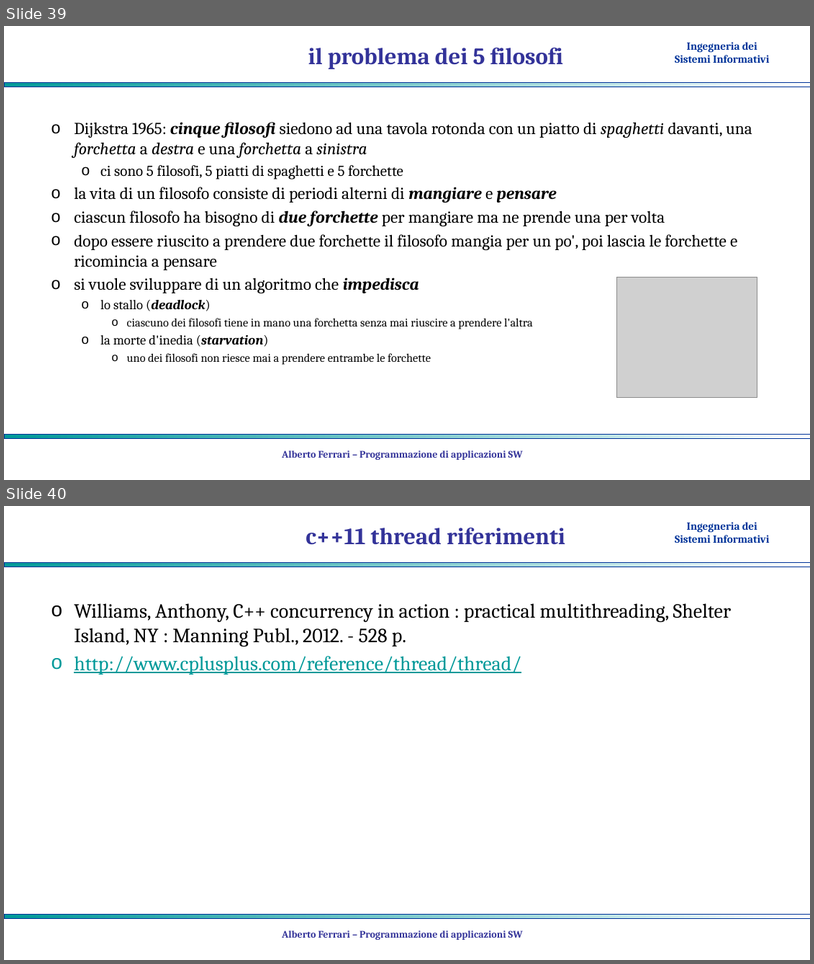
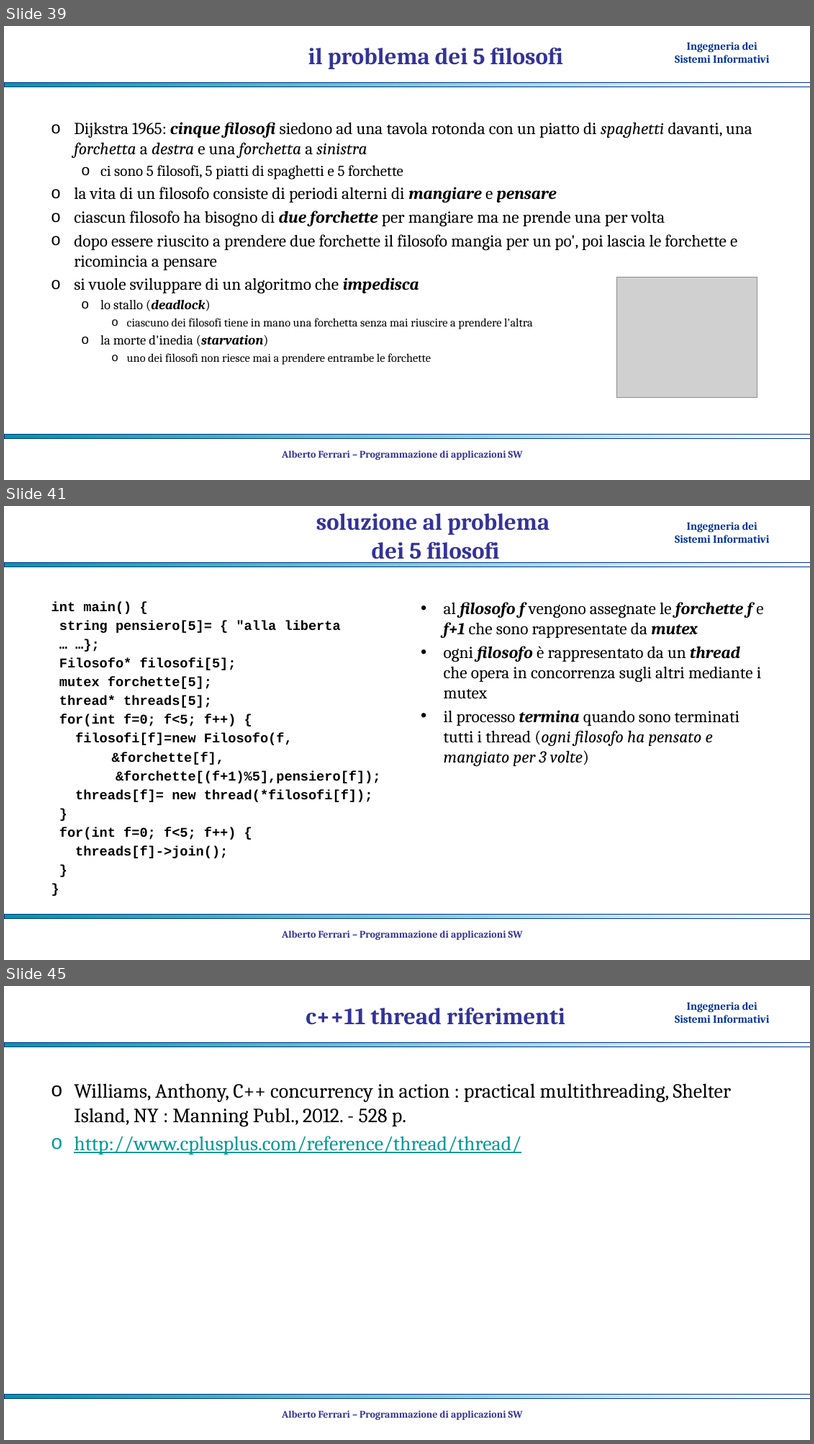
Before and after one commit to albertoferrari/pasw, a slide deck: lezioni/PASW13 - thread.pptx. Shown one above the other, each under a label of ours: slides 39 and 40 before the commit, slides 39, 41 and 45 after it; the slides between them are not shown. The pictures are 814x964 and 814x1444 pixels, drawn with LibreOffice and Linux fonts; fonts in the diff are those of the drawing; grey boxes stand for pictures; background and template pictures are left out. Boxes give left, top, right and bottom in pixels: in the first picture for what was removed or moved away, otherwise in the second. Text is boxed around its words. In the diff, an @@ line names an element or a change of style, - is before the commit and + after.

```diff
--- a/lezioni/PASW13 - thread.pptx
+++ b/lezioni/PASW13 - thread.pptx
@@ slide 41 added at box(4, 506, 810, 960), background #FFFFFF; not listed: 3 template elements that a slide beside it also shows @@
@@ title added at box(316, 513, 550, 564), 28 pt, text #333399, bold @@
+soluzione al problema
+dei 5 filosofi
@@ text added at box(52, 602, 381, 858), 16 pt, text #000000, bold @@
+int main() {
+string pensiero[5]= { "alla liberta
+… …};
+Filosofo* filosofi[5];
+mutex forchette[5];
+thread* threads[5];
+for(int f=0; f<5; f++) {
+filosofi[f]=new Filosofo(f,
+&forchette[f],
+&forchette[(f+1)%5],pensiero[f]);
+threads[f]= new thread(*filosofi[f]);
+}
+for(int f=0; f<5; f++) {
+threads[f]->join();
+}
+}
@@ text added at box(444, 602, 764, 766), 20 pt, text #000000 @@
+• al filosofo f vengono assegnate le forchette f e f+1 che sono rappresentate da mutex
+• ogni filosofo è rappresentato da un thread che opera in concorrenza sugli altri mediante i mutex
+• il processo termina quando sono terminati tutti i thread (ogni filosofo ha pensato e mangiato per 3 volte)
@@ text added at box(282, 930, 523, 939), 12 pt, text #333399, bold @@
+Alberto Ferrari – Programmazione di applicazioni SW
@@ what was slide 40 is now slide 45 @@
```
Also in this commit, not shown: 4 other slides added, 1 other file.
